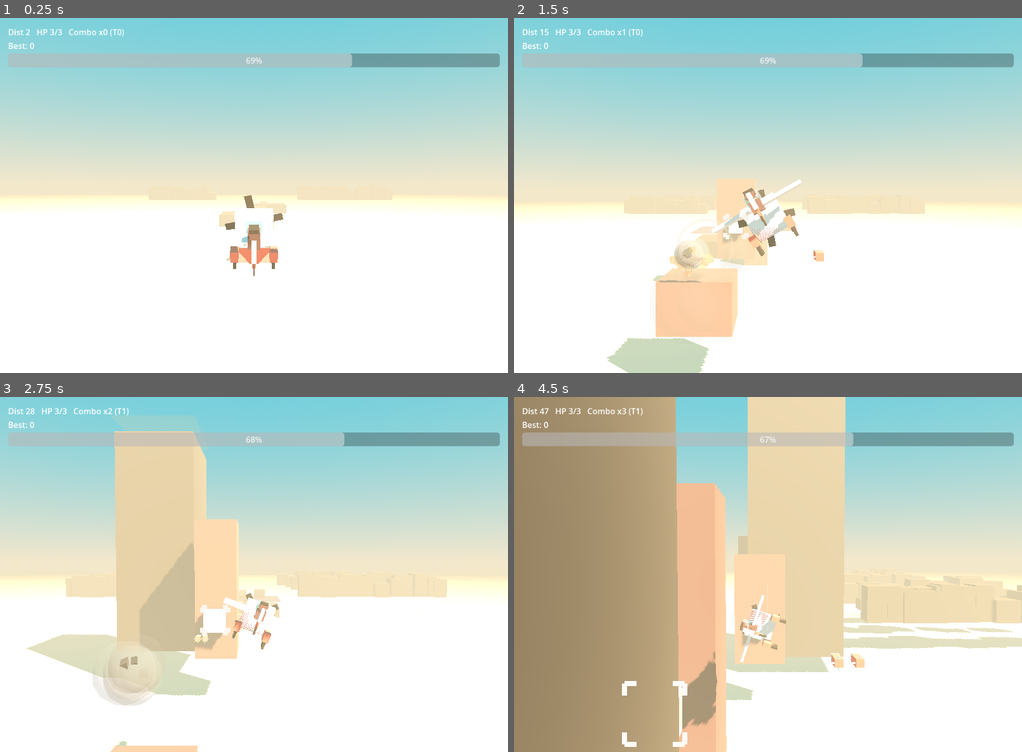
Above: before the commit, frames 1-4 (two rows, left to right).
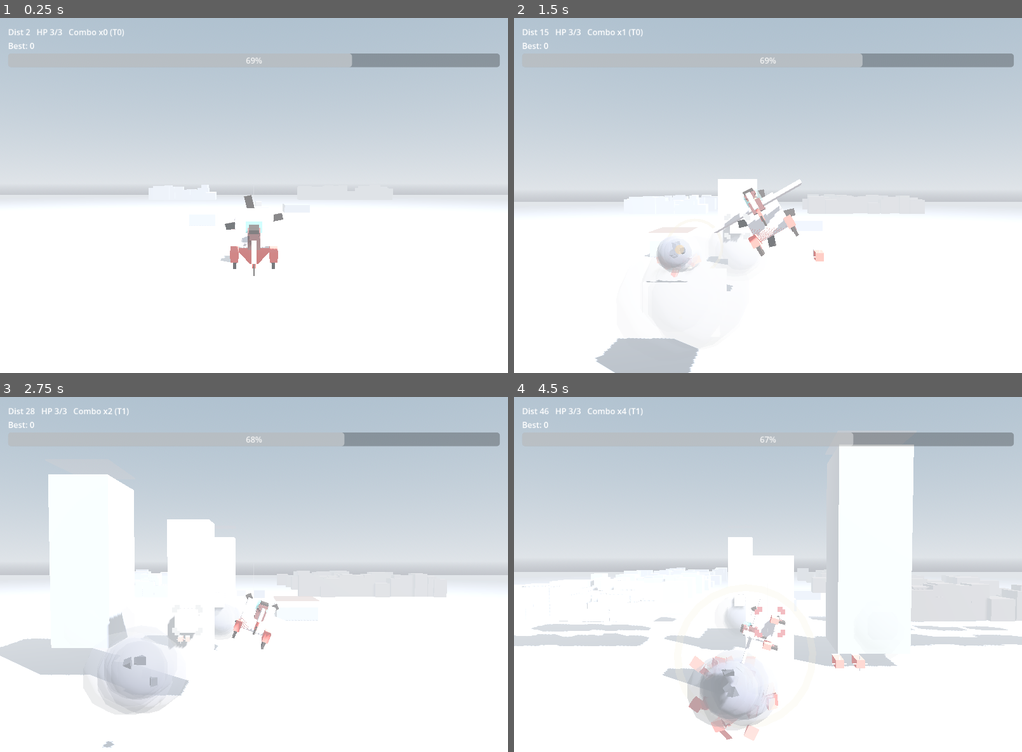
Above: after the commit, the same moments.

Repository: weathermanho/supercent
Game: Godot game, scene res://scenes/Main.tscn
Two runs of this game, one before a commit and one after it. Both use one fixed random seed, a clock stepped at 60 frames per second and the inputs below.
Inputs (mouse positions are in pixels of both pictures, inside the frame that each line leads up to):
- Up to frame 1 (0.25 s): no input
- Up to frame 2 (1.5 s): move the mouse to (879, 177) at 0.52 s; hold Right mouse button (fire_missle) 0.53-1.25 s; click (879, 177) at 0.67 s; drag from (666, 213) to (742, 266) at 1.27 s
- Up to frame 3 (2.75 s): move the mouse to (304, 496) at 2.02 s; hold Right mouse button (fire_missle) from 2.03 s (still down); click (304, 496) at 2.17 s
- Up to frame 4 (4.5 s): release Right mouse button (fire_missle) at 2.75 s; drag from (742, 645) to (615, 521) at 2.77 s; move the mouse to (920, 627) at 3.52 s; hold Right mouse button (fire_missle) 3.53-4.25 s; click (920, 627) at 3.67 s; drag from (615, 521) to (691, 485) at 4.27 s

The runs differ from the first frame. In frame 1, 30% of the frame differs, in the area x 0-100%, y 0-73%; in frame 2, 37%; in frame 3, 48%; in frame 4, 77%, in the area x 0-100%, y 0-100%.

Commit message:
feat(mood): image.png 콘크리트 안개 분위기 + 압도적 거인 + 고급 폭발 연기
- Atmosphere: 밝은 사막 → 차가운 안개/스틸 하늘/콘크리트 바닥. 원거리
  monolith가 안개로 사라지고 근거리는 솔리드(거인/빨간 코어가 대비로 팝).
- 기둥/배경: 콘크리트 회색(부서지는 것=밝고 따뜻, 아닌 것=짙은 회색).
- 거탑은 측면 레인으로 배치(정중앙 매몰 방지) + 크기 축소.
- 거인 2.2x로 압도적으로 loom, 피니시는 다발 플룸으로 화면 가득 폭발.
- SmokeBurst 규모/대비 강화로 어두운 roiling 연기 + 따뜻한 링이 도드라짐.

Co-Authored-By: Claude Opus 4.7 <noreply@anthropic.com>

Diff:
--- a/godot_project/scripts/Atmosphere.gd
+++ b/godot_project/scripts/Atmosphere.gd
@@ -2,11 +2,15 @@
 ## Owns the world look: gradient sky, sand-colored fog, sand ground plane,
 ## warm directional light. Replaces Main._setup_lighting().
 
-const SKY_TOP := Color8(70, 170, 195)          # vivid teal — match reference image
-const SKY_HORIZON := Color8(228, 210, 170)     # sand horizon (matches ground)
-const GROUND_COLOR := Color8(232, 210, 165)
-const FOG_COLOR := Color8(232, 210, 165)
-const SUN_COLOR := Color(1.0, 0.93, 0.82)
+# image.png mood: tiny figures dwarfed by colossal concrete monoliths fading
+# into a luminous cool mist. High-key haze (not black), desaturated steel sky,
+# cool concrete floor. The warm red pillar cores + giant silhouette pop against
+# this grey.
+const SKY_TOP := Color8(132, 152, 170)         # muted steel blue
+const SKY_HORIZON := Color8(196, 203, 210)     # misty light grey
+const GROUND_COLOR := Color8(138, 140, 147)    # cool concrete floor
+const FOG_COLOR := Color8(200, 206, 213)       # luminous cool mist
+const SUN_COLOR := Color(0.95, 0.96, 1.0)      # cool white
 
 @onready var _env: WorldEnvironment = $WorldEnv
 
@@ -28,25 +32,28 @@
 	psm.ground_horizon_color = SKY_HORIZON
 	psm.ground_bottom_color = GROUND_COLOR
 	psm.sun_angle_max = 30.0
-	psm.sun_curve = 0.25  # sharper horizon split — matches reference's strong cool/warm cut
+	psm.sun_curve = 0.5   # soft, mist-like horizon blend (no hard cut)
 	sky.sky_material = psm
 	env.sky = sky
 	env.background_mode = Environment.BG_SKY
 
-	# Ambient — use the sky for soft fill.
+	# Ambient — misty scenes are high-ambient (soft, shadow-fill).
 	env.ambient_light_source = Environment.AMBIENT_SOURCE_SKY
-	env.ambient_light_energy = 0.6
+	env.ambient_light_energy = 0.85
 
 	# Fog — depth-based haze on the GROUND only. fog_sky_affect defaults to 1.0
 	# in Godot 4, which tints the whole sky to the sand fog color and erases the
 	# teal — set it to 0 so the sky keeps its vivid cool gradient and fog only
 	# softens distant ground geometry.
+	# Exponential fog (Godot 4 default mode): density + a cool mist colour. Kept
+	# light enough that near pillars stay solid, thick enough that distant
+	# monoliths dissolve into haze. sky_affect blends the horizon into the mist
+	# so there's no hard ground line (the image has none).
 	env.fog_enabled = true
 	env.fog_light_color = FOG_COLOR
-	env.fog_sky_affect = 0.0
-	env.fog_density = 0.0006
-	env.fog_depth_begin = 2200.0
-	env.fog_depth_end = 7000.0
+	env.fog_sky_affect = 0.45
+	env.fog_density = 0.00072
+	env.fog_aerial_perspective = 0.5
 
 	# Tonemap for warmer look.
 	env.tonemap_mode = Environment.TONE_MAPPER_FILMIC
--- a/godot_project/scripts/Main.gd
+++ b/godot_project/scripts/Main.gd
@@ -77,8 +77,8 @@
 	# A welcoming opening: a couple of slow colossi looming ahead (awe) plus a
 	# staggered run of easy breakable normals so the player starts comboing
 	# immediately and the field already reads as a dense forest.
-	_spawn_pillar(PillarScript.Kind.COLOSSUS, false, 2600.0, -150.0 + randf() * 60.0)
-	_spawn_pillar(PillarScript.Kind.COLOSSUS, false, 3800.0, 130.0 + randf() * 60.0)
+	_spawn_colossus(false, 2600.0, -1.0)
+	_spawn_colossus(false, 3800.0, 1.0)
 	for i in 7:
 		var z: float = -150.0 + randf() * 300.0
 		_spawn_pillar(PillarScript.Kind.NORMAL, true, 1300.0 + i * 520.0, z)
@@ -195,7 +195,7 @@
 	if diff < 0.25:
 		# Early: awe + easy combo fodder.
 		if roll < 0.5:
-			_spawn_pillar(PillarScript.Kind.COLOSSUS, randf() < 0.25, SPAWN_X, -120.0 + randf() * 240.0)
+			_spawn_colossus(randf() < 0.25, SPAWN_X, 0.0)
 			_spawn_pillar(PillarScript.Kind.NORMAL, true, SPAWN_X + 500.0, -120.0 + randf() * 240.0)
 		else:
 			_spawn_normal_cluster(2 + int(randf() * 2.0))
@@ -205,7 +205,7 @@
 		elif roll < 0.7:
 			_spawn_normal_cluster(3 + int(randf() * 2.0))
 		else:
-			_spawn_pillar(PillarScript.Kind.COLOSSUS, randf() < 0.3, SPAWN_X, -100.0 + randf() * 200.0)
+			_spawn_colossus(randf() < 0.3, SPAWN_X, 0.0)
 			_spawn_spike_line(2)
 	else:
 		# Late: storm. Two formations stacked.
@@ -216,7 +216,7 @@
 			_spawn_pillar(PillarScript.Kind.FAKE, randf() < 0.4, SPAWN_X, -80.0 + randf() * 160.0)
 			_spawn_normal_cluster(4)
 		else:
-			_spawn_pillar(PillarScript.Kind.COLOSSUS, true, SPAWN_X, -60.0 + randf() * 120.0)
+			_spawn_colossus(true, SPAWN_X, 0.0)
 			_spawn_spike_line(3)
 
 
@@ -239,6 +239,17 @@
 		_spawn_pillar(PillarScript.Kind.SPIKE, randf() < 0.7, SPAWN_X + i * 220.0, z)
 
 
+## Colossi loom in a SIDE lane (never the centre) so they overwhelm the frame
+## without burying the chase camera in a dead-centre wall. `side`: -1/+1 forces
+## a side, 0 picks randomly.
+func _spawn_colossus(breakable: bool, x: float, side: float) -> void:
+	var s: float = side
+	if absf(s) < 0.5:
+		s = -1.0 if randf() < 0.5 else 1.0
+	var z: float = s * (340.0 + randf() * 130.0)
+	_spawn_pillar(PillarScript.Kind.COLOSSUS, breakable, x, z)
+
+
 func _spawn_pillar(kind: int, breakable: bool, x: float, z: float) -> void:
 	var p: Node3D = PillarScript.new()
 	p.configure(kind, breakable)
@@ -300,7 +311,8 @@
 	var giant := TargetScene.instantiate()
 	giant.is_giant = true
 	add_child(giant)
-	giant.position = Vector3(2200.0, 125.0, 0.0)
+	giant.position = Vector3(2200.0, 170.0, 0.0)
+	giant.scale = Vector3.ONE * 2.2   # loom huge — the screen-erasing climax
 	giant.wall = null
 	_targets.append(giant)
 
@@ -324,7 +336,7 @@
 		add_child(s); _structures.append(s)
 		var h := 40.0 + randf() * 120.0
 		s.position = Vector3(SPAWN_X, h * 0.5, -1100.0 + randf() * 650.0)
-		s.init_geometry(60.0 + randf() * 80.0, h, 60.0 + randf() * 80.0, GameColors.BROWN_DARK, 0)
+		s.init_geometry(60.0 + randf() * 80.0, h, 60.0 + randf() * 80.0, Color8(110, 113, 120), 0)
 	for i in n:
 		var s2 := BuildingScene.instantiate()
 		add_child(s2); _structures.append(s2)
@@ -402,7 +414,7 @@
 
 
 func _aim_radius(node: Node3D) -> float:
-	return 95.0 if _is_giant_node(node) else 32.0
+	return 170.0 if _is_giant_node(node) else 32.0
 
 
 func _lock_window(node: Node3D) -> float:
@@ -537,12 +549,15 @@
 		flash_overlay.flash(0.22, 0.10)
 		return
 
-	# Finish: full showpiece combo.
+	# Finish: full showpiece combo — a cluster of big plumes across the giant so
+	# it reads as a screen-erasing detonation.
 	time_scaler.request_slowmo(GameConfig.slowmo_giant_scale, GameConfig.slowmo_giant_duration)
 	shaker.shake(GameConfig.shake_giant_intensity, GameConfig.shake_giant_duration)
-	flash_overlay.flash(0.5, 0.35, false)
-	_spawn_explosion(g.position, 4)
-	_spawn_shockwave(g.position, 48.0, 0.9)
+	flash_overlay.flash(0.45, 0.3, false)
+	for k in 5:
+		var off := Vector3((randf() - 0.5) * 220.0, (randf() - 0.5) * 260.0, (randf() - 0.5) * 160.0)
+		_spawn_explosion(g.position + off, 4)
+	_spawn_shockwave(g.position, 60.0, 1.0)
 	_make_white_spheres(g.position, true)
 
 	var idx: int = _targets.find(g)
--- a/godot_project/scripts/Pillar.gd
+++ b/godot_project/scripts/Pillar.gd
@@ -55,9 +55,9 @@
 
 	match kind:
 		Kind.COLOSSUS:
-			w = 220.0 + randf() * 120.0
-			d = 220.0 + randf() * 120.0
-			h = 620.0 + randf() * 260.0
+			w = 170.0 + randf() * 110.0
+			d = 170.0 + randf() * 110.0
+			h = 500.0 + randf() * 240.0
 			telegraph_time = 0.9
 			rise_time = 1.6
 			telegraph_x = 2200.0
@@ -90,9 +90,10 @@
 func _ready() -> void:
 	position.y = _y_hidden
 
-	# Concrete body. Solid dark for unbreakable; slightly lighter & warmer for
-	# breakable so even before you spot the core the silhouette hints "target".
-	var body_color: Color = GameColors.BROWN if breakable else GameColors.BROWN_DARK
+	# Concrete body. Cool dark grey for unbreakable; a lighter, slightly warm
+	# concrete for breakable so even before the red core reads the silhouette
+	# hints "target" (image.png monolith tone).
+	var body_color: Color = Color8(134, 126, 118) if breakable else Color8(94, 97, 104)
 	_body = BoxFactory.make_box(w, h, d, body_color)
 	add_child(_body)
 
--- a/godot_project/scripts/SmokeBurst.gd
+++ b/godot_project/scripts/SmokeBurst.gd
@@ -35,10 +35,10 @@
 
 func _ready() -> void:
 	var p: float = maxf(power, 0.4)
-	var smoke_n: int = int(5 + p * 3.0)
-	var fire_n: int = 0 if ground_burst else int(2 + p * 1.2)
-	var debris_n: int = 0 if ground_burst else int(3 + p * 2.0)
-	var base_r: float = (22.0 + p * 10.0) * (1.4 if ground_burst else 1.0)
+	var smoke_n: int = int(7 + p * 3.5)
+	var fire_n: int = 0 if ground_burst else int(3 + p * 1.6)
+	var debris_n: int = 0 if ground_burst else int(4 + p * 2.5)
+	var base_r: float = (28.0 + p * 13.0) * (1.5 if ground_burst else 1.0)
 
 	for i in smoke_n:
 		_add_smoke(p, base_r)
@@ -75,9 +75,9 @@
 	add_child(pf.node)
 	pf.node.position = Vector3((randf() - 0.5) * 20.0, randf() * 14.0, (randf() - 0.5) * 20.0)
 	pf.vel = Vector3((randf() - 0.5) * 30.0, 30.0 + randf() * 30.0, (randf() - 0.5) * 30.0)
-	pf.s0 = (12.0 + p * 6.0) * (0.6 + randf() * 0.5)
-	pf.s1 = pf.s0 * 0.3
-	pf.life = 0.18 + randf() * 0.16
+	pf.s0 = (16.0 + p * 7.0) * (0.6 + randf() * 0.5)
+	pf.s1 = pf.s0 * 0.25
+	pf.life = 0.2 + randf() * 0.18
 	pf.base_alpha = 1.0
 	pf.node.scale = Vector3.ONE * pf.s0
 	_puffs.append(pf)
